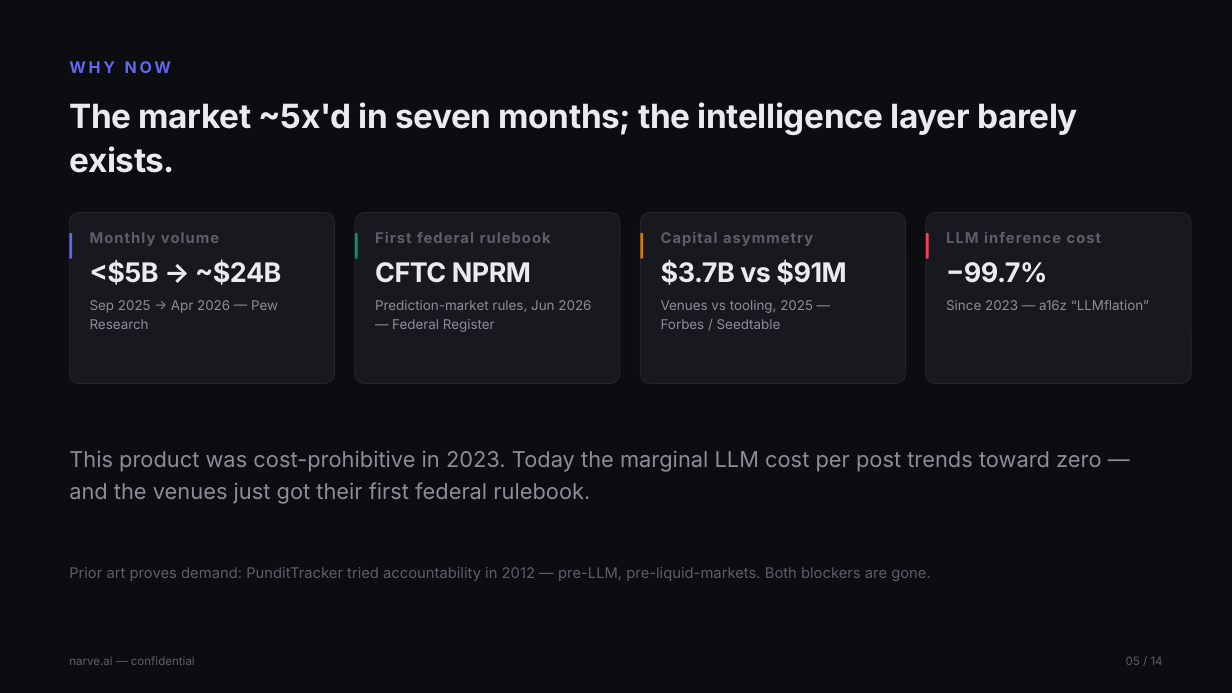
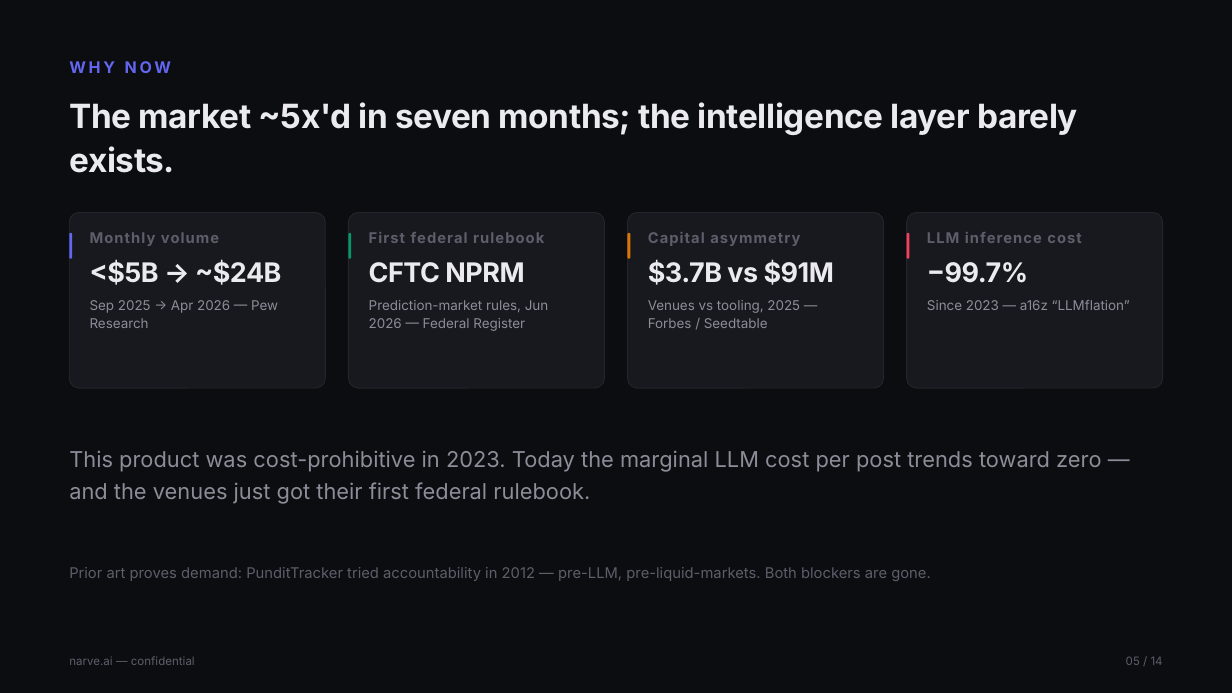
Before and after one commit to Jhabbig/Habbig, a slide deck: slide 5 of pitch-deck/narve-pitch-deck.pptx. Drawn at 1232x693 pixels with LibreOffice and Linux fonts; fonts in the diff are those of the drawing. Boxes give left, top, right and bottom in pixels: in the first picture for what was removed or moved away, otherwise in the second. Text is boxed around its words. In the diff, an @@ line names an element or a change of style, - is before the commit and + after.

```diff
--- a/pitch-deck/narve-pitch-deck.pptx
+++ b/pitch-deck/narve-pitch-deck.pptx
@@ rounded rectangle: place and size @@
-rounded rectangle at <box>69,213,335,384</box>
+rounded rectangle at <box>69,213,325,388</box>
@@ rounded rectangle: place and size @@
-rounded rectangle at <box>355,233,358,259</box>
+rounded rectangle at <box>348,233,351,259</box>
@@ rounded rectangle: place and size @@
-rounded rectangle at <box>355,213,620,384</box>
+rounded rectangle at <box>348,213,604,388</box>
@@ text "First federal rulebook" rewrapped from <box>375,232,591,332</box> to <box>369,232,549,331</box> @@
@@ rounded rectangle: place and size @@
-rounded rectangle at <box>640,233,643,259</box>
+rounded rectangle at <box>628,233,630,259</box>
@@ rounded rectangle: place and size @@
-rounded rectangle at <box>640,213,906,384</box>
+rounded rectangle at <box>628,213,884,388</box>
@@ text "Capital asymmetry": place and size @@
-text "Capital asymmetry" at <box>661,232,846,329</box>
+text "Capital asymmetry" at <box>648,232,834,328</box>
@@ rounded rectangle: place and size @@
-rounded rectangle at <box>926,233,929,259</box>
+rounded rectangle at <box>907,233,909,259</box>
@@ rounded rectangle: place and size @@
-rounded rectangle at <box>926,213,1191,384</box>
+rounded rectangle at <box>907,213,1163,388</box>
@@ text "LLM inference cost": place and size @@
-text "LLM inference cost" at <box>946,232,1149,310</box>
+text "LLM inference cost" at <box>927,232,1130,310</box>
```
Also in this commit, not shown: 10 other slides changed, 1 other file.
